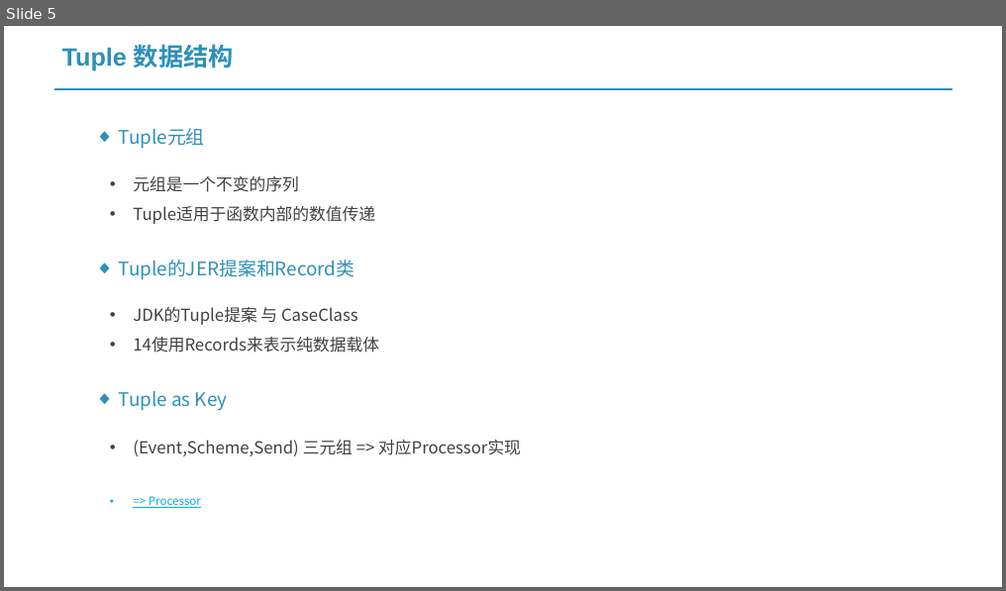
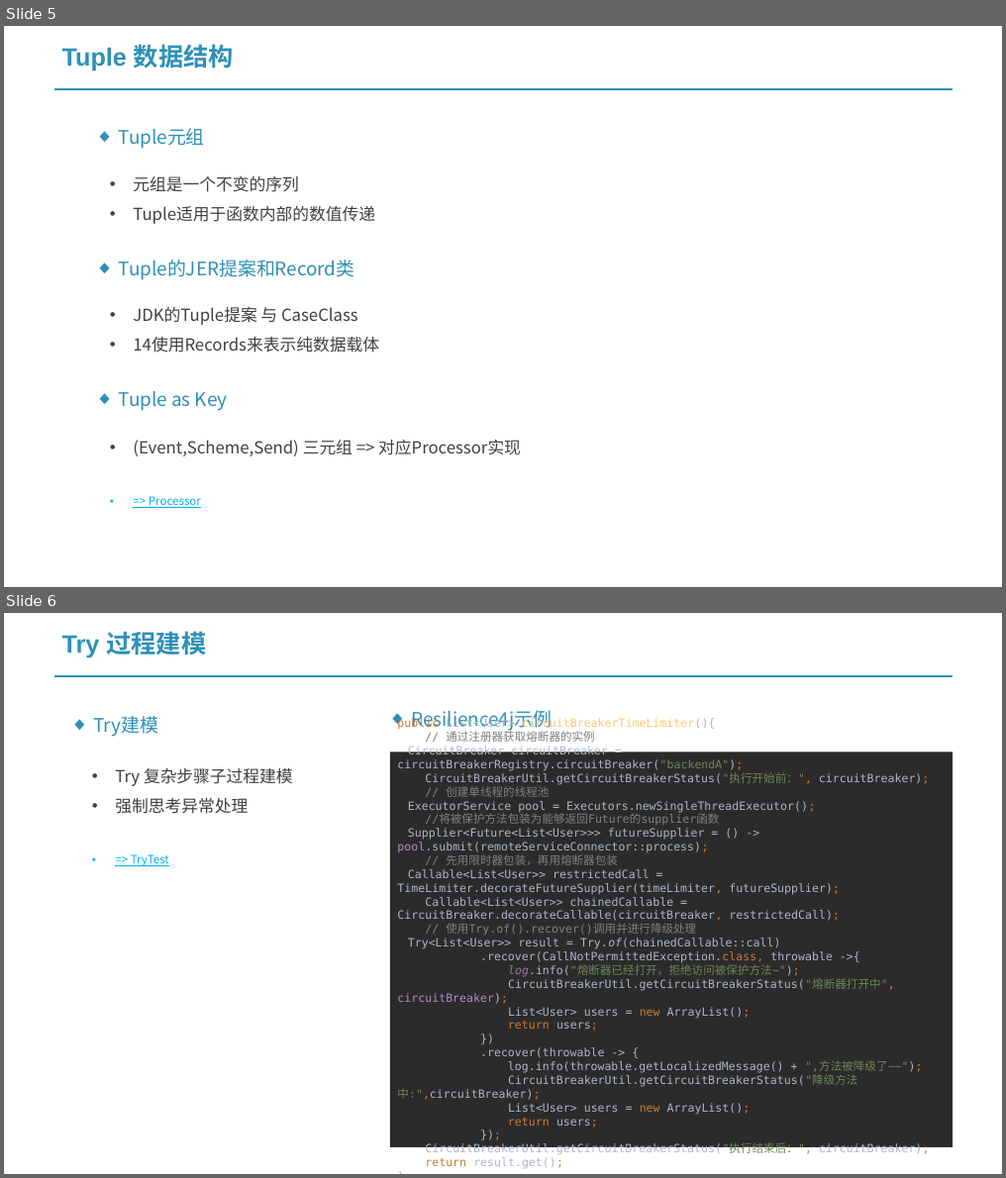
Before and after one commit to project-vrml/vrml, a slide deck: 基于Vavr的开发工具集.pptx. Shown one above the other, each under a label of ours: slide 5 before the commit, slides 5 and 6 after it. The pictures are 1006x591 and 1006x1178 pixels, drawn with LibreOffice and Linux fonts; fonts in the diff are those of the drawing. Boxes give left, top, right and bottom in pixels: in the first picture for what was removed or moved away, otherwise in the second. Text is boxed around its words. In the diff, an @@ line names an element or a change of style, - is before the commit and + after.

```diff
--- a/基于Vavr的开发工具集.pptx
+++ b/基于Vavr的开发工具集.pptx
@@ slide 6 added at (4, 613, 1002, 1174), background #FFFFFF @@
@@ text added at (62, 631, 206, 659), 24 pt, text #2E90B8, bold @@
+Try 过程建模
@@ line added from (54, 676) to (952, 676), #2E90B8 2.25 pt @@
@@ text added at (93, 716, 158, 737), 18 pt, text #2E90B8 @@
+◆ Try建模
@@ text added at (411, 710, 551, 732), 18 pt, text #2E90B8 @@
+◆ Resilience4j示例
@@ rectangle added at (390, 753, 953, 1148), fill #2B2B2B, 11 pt, text #A9B7C6 @@
+public List<User> circuitBreakerTimeLimiter(){
+// 通过注册器获取熔断器的实例
+CircuitBreaker circuitBreaker = circuitBreakerRegistry.circuitBreaker("backendA");
+CircuitBreakerUtil.getCircuitBreakerStatus("执行开始前：", circuitBreaker);
+// 创建单线程的线程池
+ExecutorService pool = Executors.newSingleThreadExecutor();
+//将被保护方法包装为能够返回Future的supplier函数
+Supplier<Future<List<User>>> futureSupplier = () -> pool.submit(remoteServiceConnector::process);
+// 先用限时器包装，再用熔断器包装
+Callable<List<User>> restrictedCall = TimeLimiter.decorateFutureSupplier(timeLimiter, futureSupplier);
+Callable<List<User>> chainedCallable = CircuitBreaker.decorateCallable(circuitBreaker, restrictedCall);
+// 使用Try.of().recover()调用并进行降级处理
+Try<List<User>> result = Try.of(chainedCallable::call)
+.recover(CallNotPermittedException.class, throwable ->{
+log.info("熔断器已经打开，拒绝访问被保护方法~");
+CircuitBreakerUtil.getCircuitBreakerStatus("熔断器打开中", circuitBreaker);
+List<User> users = new ArrayList();
+return users;
+})
+.recover(throwable -> {
+log.info(throwable.getLocalizedMessage() + ",方法被降级了~~");
+CircuitBreakerUtil.getCircuitBreakerStatus("降级方法中:",circuitBreaker);
+List<User> users = new ArrayList();
+return users;
+});
+CircuitBreakerUtil.getCircuitBreakerStatus("执行结束后：", circuitBreaker);
+return result.get();
+}
@@ text added at (115, 768, 293, 866), 16 pt, text #404040 @@
+• Try 复杂步骤子过程建模
+• 强制思考异常处理
+• => TryTest
```
Also in this commit, not shown: 4 slides changed, 1 slide removed, 11 other files.
